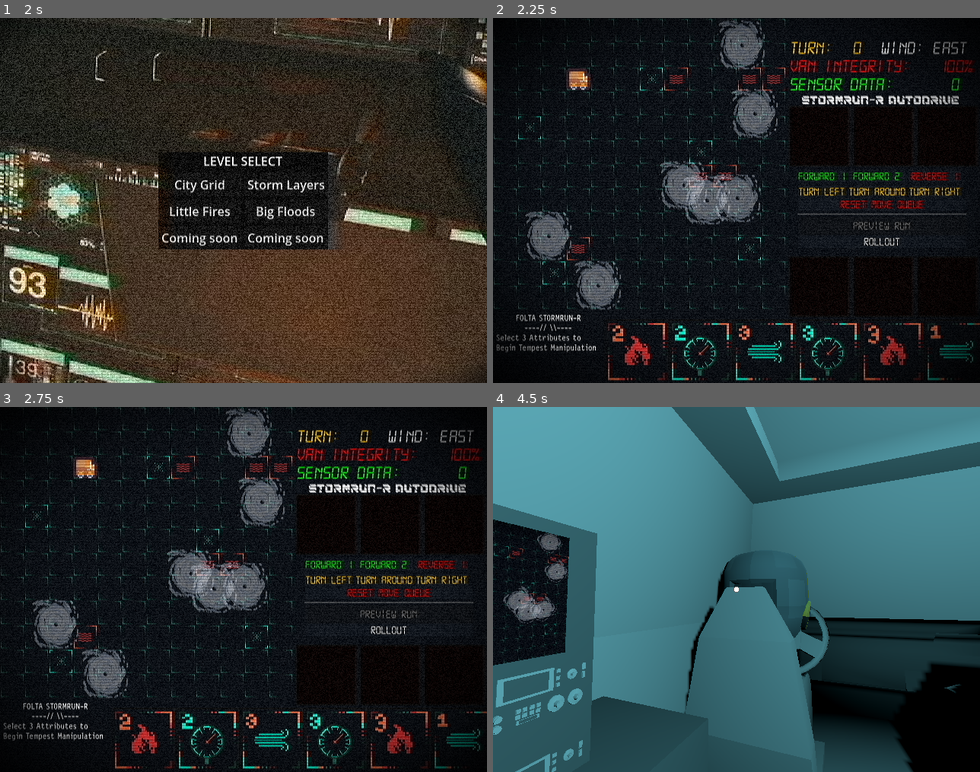
Above: before the commit, frames 1-4 (two rows, left to right).
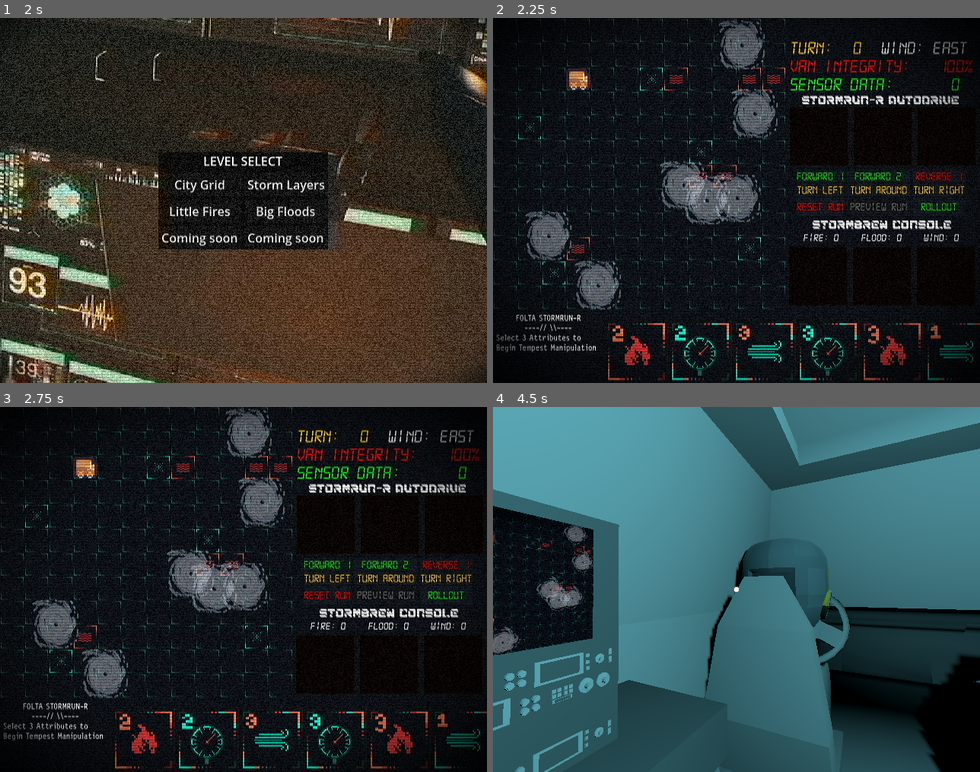
Above: after the commit, the same moments.

Repository: systemeffect/gwj92
Game: Godot game, scene res://scenes/main.tscn
Same seed, same stepped clock (60 frames per second), same inputs: the game is played once before the commit and once after it.
Inputs (mouse positions are in pixels of both pictures, inside the frame that each line leads up to):
- Up to frame 1 (2 s): click "START" at 0.5 s; click "START" at 1.25 s
- Up to frame 2 (2.25 s): click "City Grid" at 2 s
- Up to frame 3 (2.75 s): no input
- Up to frame 4 (4.5 s): click "Reset Move Queue" (after the commit: "Reset RUN") at 2.75 s; click "Rollout" at 3.5 s; move the mouse to (760, 589) at 4.27 s; click (760, 589) at 4.42 s

Frame 1 is identical in both runs. In frame 2, 2.8% of the frame differs, in the area x 61-98%, y 42-82%; in frame 3, 2.8%; in frame 4, 24%, in the area x 0-100%, y 0-100%.

Commit message:
ui update

Diff:
--- a/scenes/action_queue.tscn
+++ b/scenes/action_queue.tscn
@@ -1,5 +1,6 @@
 [gd_scene format=3 uid="uid://34hboxtiso3n"]
 
+[ext_resource type="Theme" uid="uid://bb5mbau8xj21x" path="res://themes/action_panels.tres" id="1_2nx45"]
 [ext_resource type="PackedScene" uid="uid://kd3dcv0ib57v" path="res://scenes/card_slot.tscn" id="1_l5j14"]
 
 [node name="ActionQueue" type="Control" unique_id=509091489]
@@ -15,37 +16,53 @@
 grow_horizontal = 0
 grow_vertical = 0
 
-[node name="GridContainer" type="GridContainer" parent="." unique_id=1955789638]
-layout_mode = 1
-anchors_preset = 3
-anchor_left = 1.0
-anchor_top = 1.0
-anchor_right = 1.0
-anchor_bottom = 1.0
-offset_left = -251.0
-offset_top = -80.0
-grow_horizontal = 0
-grow_vertical = 0
+[node name="VBox" type="VBoxContainer" parent="." unique_id=1059247839]
+layout_mode = 0
+offset_right = 40.0
+offset_bottom = 40.0
+
+[node name="HBox" type="HBoxContainer" parent="VBox" unique_id=1087696826]
+layout_mode = 2
+theme_override_constants/separation = 29
+alignment = 1
+
+[node name="CurFireAttr" type="Label" parent="VBox/HBox" unique_id=462033445]
+layout_mode = 2
+theme = ExtResource("1_2nx45")
+theme_override_font_sizes/font_size = 16
+text = "Fire: 0"
+horizontal_alignment = 1
+
+[node name="CurFloodAttr" type="Label" parent="VBox/HBox" unique_id=844112188]
+layout_mode = 2
+theme = ExtResource("1_2nx45")
+theme_override_font_sizes/font_size = 16
+text = "Flood: 0"
+horizontal_alignment = 1
+
+[node name="CurWindAttr" type="Label" parent="VBox/HBox" unique_id=1415679961]
+layout_mode = 2
+theme = ExtResource("1_2nx45")
+theme_override_font_sizes/font_size = 16
+text = "Wind: 0"
+horizontal_alignment = 1
+
+[node name="GridContainer" type="GridContainer" parent="VBox" unique_id=1955789638]
+layout_mode = 2
 theme_override_constants/h_separation = 84
 theme_override_constants/v_separation = 84
 columns = 3
 
-[node name="Action_1" parent="GridContainer" unique_id=1543295380 instance=ExtResource("1_l5j14")]
+[node name="Action_1" parent="VBox/GridContainer" unique_id=1543295380 instance=ExtResource("1_l5j14")]
 layout_mode = 2
 is_in_action_queue = true
 
-[node name="Action_2" parent="GridContainer" unique_id=475728304 instance=ExtResource("1_l5j14")]
+[node name="Action_2" parent="VBox/GridContainer" unique_id=475728304 instance=ExtResource("1_l5j14")]
 layout_mode = 2
 is_in_action_queue = true
 queue_number = 2
 
-[node name="Action_3" parent="GridContainer" unique_id=357935629 instance=ExtResource("1_l5j14")]
+[node name="Action_3" parent="VBox/GridContainer" unique_id=357935629 instance=ExtResource("1_l5j14")]
 layout_mode = 2
 is_in_action_queue = true
 queue_number = 3
-
-[node name="Action_4" parent="GridContainer" unique_id=1751382977 instance=ExtResource("1_l5j14")]
-visible = false
-layout_mode = 2
-is_in_action_queue = true
-queue_number = 4
--- a/scenes/actions_ui.tscn
+++ b/scenes/actions_ui.tscn
@@ -61,6 +61,7 @@
 
 [node name="MovementButtons" type="GridContainer" parent="ActionDebug/VBoxContainer" unique_id=761741916]
 layout_mode = 2
+theme_override_constants/v_separation = 2
 columns = 3
 
 [node name="Forward1" type="Button" parent="ActionDebug/VBoxContainer/MovementButtons" unique_id=1525385011]
@@ -99,35 +100,48 @@
 text = "Turn Right"
 icon_alignment = 1
 
-[node name="ResetMoves" type="Button" parent="ActionDebug/VBoxContainer" unique_id=1540435869]
+[node name="ResetMoves" type="Button" parent="ActionDebug/VBoxContainer/MovementButtons" unique_id=1540435869]
 layout_mode = 2
 theme_override_colors/font_color = Color(1, 0, 0, 1)
-text = "Reset Move Queue"
-
-[node name="HSeparator" type="HSeparator" parent="ActionDebug/VBoxContainer" unique_id=153859046]
-layout_mode = 2
-theme_override_constants/separation = 6
-
-[node name="Move" type="Button" parent="ActionDebug/VBoxContainer" unique_id=170235260]
-layout_mode = 2
+text = "Reset RUN"
+
+[node name="Move" type="Button" parent="ActionDebug/VBoxContainer/MovementButtons" unique_id=170235260]
+layout_mode = 2
+theme_override_colors/font_color = Color(1, 0.7529412, 0.03137255, 1)
 disabled = true
 text = "Preview Run"
 
-[node name="VanButton" type="Button" parent="ActionDebug/VBoxContainer" unique_id=202436281]
-layout_mode = 2
+[node name="VanButton" type="Button" parent="ActionDebug/VBoxContainer/MovementButtons" unique_id=202436281]
+layout_mode = 2
+theme_override_colors/font_color = Color(0, 0.9529412, 0, 1)
 text = "Rollout"
 
 [node name="ActionQueue" parent="." unique_id=509091489 instance=ExtResource("2_m8tt6")]
 layout_mode = 1
 offset_left = -253.0
+offset_top = -216.0
 offset_right = -3.0
-offset_bottom = -83.0
-
-[node name="GridContainer" parent="ActionQueue" index="0" unique_id=1955789638]
-offset_left = -249.0
-offset_top = -84.0
-offset_right = 2.0
-offset_bottom = -1.0
+offset_bottom = -96.0
+
+[node name="VBox" parent="ActionQueue" index="0" unique_id=1059247839]
+offset_right = 248.0
+theme_override_constants/separation = 3
+
+[node name="StormbrewLabel" type="Label" parent="ActionQueue/VBox" index="0" unique_id=753881490]
+layout_mode = 2
+theme_override_colors/font_color = Color(0.8474744, 0.84747446, 0.84747446, 1)
+theme_override_fonts/font = ExtResource("4_bxdbe")
+text = "STORMBREW CONSOLE"
+horizontal_alignment = 1
+
+[node name="CurFireAttr" parent="ActionQueue/VBox/HBox" parent_id_path=PackedInt32Array(509091489, 1087696826) index="0" unique_id=462033445]
+theme_override_font_sizes/font_size = 14
+
+[node name="CurFloodAttr" parent="ActionQueue/VBox/HBox" parent_id_path=PackedInt32Array(509091489, 1087696826) index="1" unique_id=844112188]
+theme_override_font_sizes/font_size = 14
+
+[node name="CurWindAttr" parent="ActionQueue/VBox/HBox" parent_id_path=PackedInt32Array(509091489, 1087696826) index="2" unique_id=1415679961]
+theme_override_font_sizes/font_size = 14
 
 [node name="MovementQueue" type="Control" parent="." unique_id=451208795]
 layout_mode = 1
@@ -448,9 +462,9 @@
 [connection signal="pressed" from="ActionDebug/VBoxContainer/MovementButtons/TurnLeft" to="." method="_on_turn_left_pressed"]
 [connection signal="pressed" from="ActionDebug/VBoxContainer/MovementButtons/TurnAround" to="." method="_on_turn_around_pressed"]
 [connection signal="pressed" from="ActionDebug/VBoxContainer/MovementButtons/TurnRight" to="." method="_on_turn_right_pressed"]
-[connection signal="pressed" from="ActionDebug/VBoxContainer/ResetMoves" to="." method="_on_reset_moves_pressed"]
-[connection signal="pressed" from="ActionDebug/VBoxContainer/Move" to="." method="_on_move_pressed"]
-[connection signal="pressed" from="ActionDebug/VBoxContainer/VanButton" to="." method="_on_van_button_pressed"]
+[connection signal="pressed" from="ActionDebug/VBoxContainer/MovementButtons/ResetMoves" to="." method="_on_reset_moves_pressed"]
+[connection signal="pressed" from="ActionDebug/VBoxContainer/MovementButtons/Move" to="." method="_on_move_pressed"]
+[connection signal="pressed" from="ActionDebug/VBoxContainer/MovementButtons/VanButton" to="." method="_on_van_button_pressed"]
 [connection signal="pressed" from="EndOfTurnPrompt/MarginContainer/VBoxContainer/EndOfTurnButton" to="." method="_on_end_of_turn_button_pressed"]
 [connection signal="pressed" from="EndOfTurnPrompt2D/MarginContainer/VBoxContainer/EndOfTurnButton" to="." method="_on_end_of_turn_button_pressed"]
 
--- a/scripts/Global_Locations.gd
+++ b/scripts/Global_Locations.gd
@@ -12,4 +12,7 @@
 var turn_end_coords : Vector2
 var fire_locs : Array
 var flood_locs : Array
+var cur_fire_attr : int = 0
+var cur_flood_attr: int = 0
+var cur_wind_attr: int = 0
 var status_log : String = "[center]FOLTA STORMRUN-R\n-----------[/center]\nSelect 3 Attributes to Begin\n Tempest Manipulation"
--- a/scripts/actions_ui.gd
+++ b/scripts/actions_ui.gd
@@ -10,7 +10,8 @@
 
 @export_enum("NORTH", "EAST", "SOUTH", "WEST") var current_van_direction : String
 
-@onready var move_button: Button = $ActionDebug/VBoxContainer/Move
+@onready var move_button: Button = $ActionDebug/VBoxContainer/MovementButtons/Move
+
 @onready var end_of_turn_prompt: PanelContainer = $EndOfTurnPrompt
 @onready var end_of_turn_prompt_2d: PanelContainer = $EndOfTurnPrompt2D
 @onready var end_of_turn_prompt_2: PanelContainer = $EndOfTurnPrompt2
@@ -21,17 +22,20 @@
 @onready var sensors_num: Label = $ResourcesPanel/Margin/TopBar/Resources/Column2/SensorsNum
 
 @onready var status_log_label: RichTextLabel = $StatusLogLabel
+@onready var cur_fire_attr: Label = $ActionQueue/VBox/HBox/CurFireAttr
+@onready var cur_flood_attr: Label = $ActionQueue/VBox/HBox/CurFloodAttr
+@onready var cur_wind_attr: Label = $ActionQueue/VBox/HBox/CurWindAttr
 
 
 # Stormbrew/Action Queue
 @onready var grid_container: GridContainer = $PanelContainer/GridContainer
-@onready var queue_grid_container: GridContainer = $ActionQueue/GridContainer
+@onready var queue_grid_container: GridContainer = $ActionQueue/VBox/GridContainer
+
 
 # Action Queue Slots
-@onready var action_1: Control = $ActionQueue/GridContainer/Action_1
-@onready var action_2: Control = $ActionQueue/GridContainer/Action_2
-@onready var action_3: Control = $ActionQueue/GridContainer/Action_3
-@onready var action_4: Control = $ActionQueue/GridContainer/Action_4
+@onready var action_1: Control = $ActionQueue/VBox/GridContainer/Action_1
+@onready var action_2: Control = $ActionQueue/VBox/GridContainer/Action_2
+@onready var action_3: Control = $ActionQueue/VBox/GridContainer/Action_3
 
 # Movement Queue
 @onready var movement_grid_container: GridContainer = $MovementQueue/GridContainer
@@ -51,10 +55,12 @@
 var queue_size : int = 0
 var max_queue_size : int = 3
 var current_queue : Array
-var queue_item_1 : Dictionary
-var queue_item_2 : Dictionary
-var queue_item_3 : Dictionary
-var queue_item_4 : Dictionary
+var flood_attr : int = 0
+var wind_attr : int = 0
+var fire_attr : int = 0
+var queue_item_1 : Attribute
+var queue_item_2 : Attribute
+var queue_item_3 : Attribute
 var nullify_set : bool = false
 
 var cur_deck_size : int = 0
@@ -155,6 +161,14 @@
 
 	return card_attributes
 
+func get_attr_by_id(card_id: String) -> Attribute:
+	var card = get_card_by_id(card_id)
+	var type = card.get("ATTRIBUTE_TYPE")
+	var value = card.get("VALUE")
+	var new_attr = Attribute.new()
+	new_attr.set_attribute(type, value)
+	return new_attr
+
 func get_card_by_id(card_id: String) -> Dictionary:
 	if all_cards.has(card_id):
 		return all_cards[card_id]
@@ -232,9 +246,13 @@
 	if action_3.pressed.is_connected(_on_pressed):
 		action_3.pressed.disconnect(_on_pressed)
 
-	queue_item_1 = {}
-	queue_item_2 = {}
-	queue_item_3 = {}
+	queue_item_1 = null
+	queue_item_2 = null
+	queue_item_3 = null
+	fire_attr = 0
+	flood_attr = 0
+	wind_attr = 0
+	reset_attr_labels()
 
 func clear_movement_queue_window():
 	move_1.set_empty()
@@ -259,16 +277,33 @@
 				0:
 					action_1.set_card(card_data)
 					action_1.pressed.connect(_on_pressed.bind(card_id))
-					queue_item_1 = card_data
+					queue_item_1 = get_attr_by_id(card_id)
+					update_cur_attr(queue_item_1)
 				1:
 					action_2.set_card(card_data)
 					action_2.pressed.connect(_on_pressed.bind(card_id))
-					queue_item_2 = card_data
+					queue_item_2 = get_attr_by_id(card_id)
+					update_cur_attr(queue_item_2)
 				2:
 					action_3.set_card(card_data)
 					action_3.pressed.connect(_on_pressed.bind(card_id))
-					queue_item_3 = card_data
+					queue_item_3 = get_attr_by_id(card_id)
+					update_cur_attr(queue_item_3)
 			slot += 1
+
+func update_cur_attr(attr : Attribute):
+	if attr.spawns_fire:
+		fire_attr += attr.attr_value
+	if attr.spawns_flood:
+		flood_attr += attr.attr_value
+	if attr.spawns_wind:
+		wind_attr += attr.attr_value
+	reset_attr_labels()
+
+func reset_attr_labels():
+	cur_fire_attr.text = "Fire: " + str(fire_attr)
+	cur_flood_attr.text = "flood: " + str(flood_attr)
+	cur_wind_attr.text = "wind: " + str(wind_attr)
 
 func update_movement_queue():
 	var slot = 0
@@ -294,7 +329,6 @@
 	action_1.set_default_border_color()
 	action_2.set_default_border_color()
 	action_3.set_default_border_color()
-	action_4.set_default_border_color()
 	match slot:
 		0:
 			action_1.set_active_border_color()
@@ -302,8 +336,7 @@
 			action_2.set_active_border_color()
 		2:
 			action_3.set_active_border_color()
-		3:
-			action_4.set_active_border_color()
+
 
 func _on_reset_queue_pressed() -> void:
 	available_cards.append_array(current_queue)
@@ -389,6 +422,9 @@
 	GlobalLocations.van_global_dir = result["final_facing"]
 	GlobalLocations.current_queue = current_queue
 	GlobalLocations.status_log = status_log_label.text
+	GlobalLocations.cur_fire_attr = fire_attr
+	GlobalLocations.cur_flood_attr = flood_attr
+	GlobalLocations.cur_wind_attr = wind_attr
 	get_tree().paused = false
 	get_tree().change_scene_to_file("res://scenes/level.tscn")
 
--- a/scripts/game_manager.gd
+++ b/scripts/game_manager.gd
@@ -349,6 +349,10 @@
 
 
 func _on_spread_pressed(attr_array : Array) -> void:
+	var fire_attr = GlobalLocations.cur_fire_attr
+	var flood_attr = GlobalLocations.cur_flood_attr
+	var wind_attr = GlobalLocations.cur_wind_attr
+
 	var statuses = []
 	for attr in attr_array:
 		if attr.spawns_fire:
